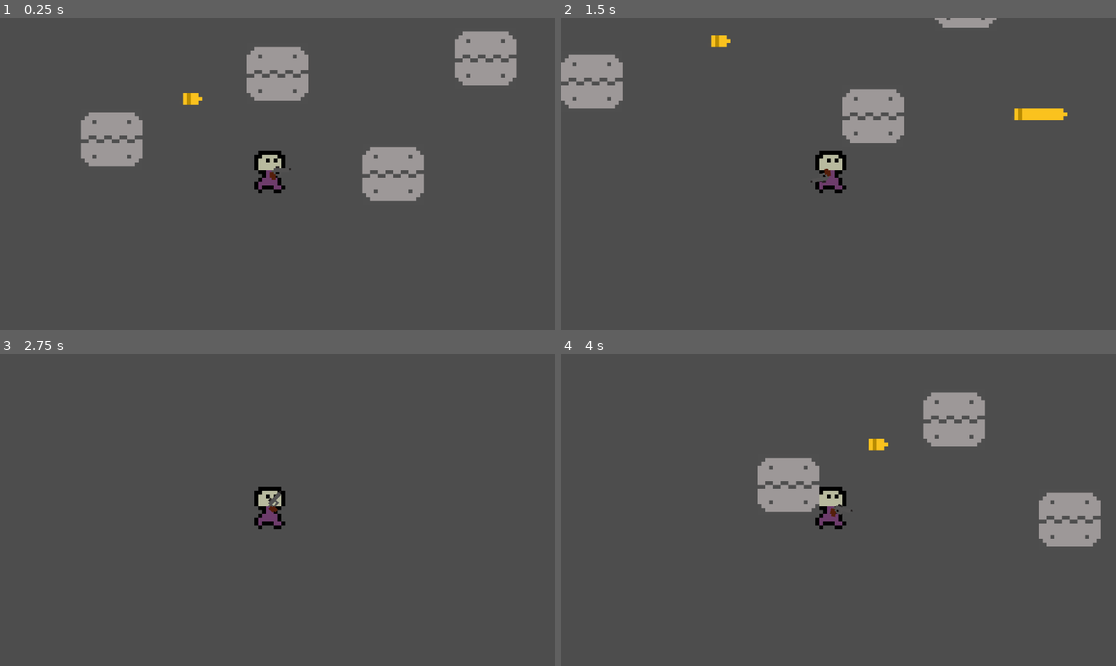
Above: before the commit, frames 1-4 (two rows, left to right).
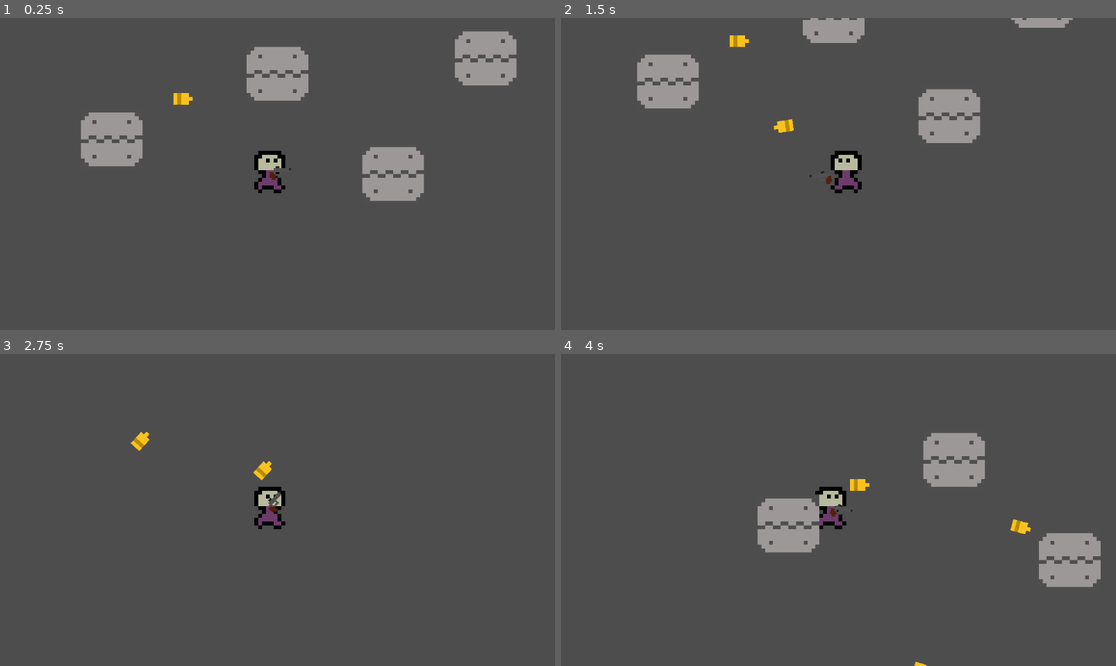
Above: after the commit, the same moments.

Repository: SandstoneHobo/GodotTutorial
Game: Godot game, scene res://scenes/game.tscn
Same seed, same stepped clock (60 frames per second), same inputs: the game is played once before the commit and once after it.
Inputs (mouse positions are in pixels of both pictures, inside the frame that each line leads up to):
- Up to frame 1 (0.25 s): no input
- Up to frame 2 (1.5 s): move the mouse to (960, 158) at 0.52 s; press the mouse at (960, 158) at 0.53 s; hold D (move_right) 0.53-1.28 s; move the mouse to (727, 189) at 1.27 s; release the mouse at (727, 189) at 1.28 s; hold S (move_down) from 1.28 s (still down); click (727, 189) at 1.35 s
- Up to frame 3 (2.75 s): move the mouse to (333, 441) at 2.02 s; release S (move_down) at 2.03 s; press the mouse at (333, 441) at 2.03 s; hold D (move_right) from 2.03 s (still down)
- Up to frame 4 (4 s): move the mouse to (810, 572) at 2.77 s; release D (move_right) at 2.78 s; release the mouse at (810, 572) at 2.78 s; hold W (move_up) 2.78-3.53 s; click (810, 572) at 2.85 s; move the mouse to (1005, 556) at 3.52 s; press the mouse at (1005, 556) at 3.53 s; hold A (move_left) from 3.53 s (still down)

The runs differ from the first frame. In frame 1, 0.2% of the frame differs, in the area x 31-37%, y 24-28%; in frame 2, 9.6%, in the area x 0-93%, y 0-57%; in frame 3, 0.2%; in frame 4, 8.3%.

Commit message:
changed so bullets fire towards cursor

Diff:
--- a/secondtutorial/scenes/player.tscn
+++ b/secondtutorial/scenes/player.tscn
@@ -27,3 +27,8 @@
 texture = ExtResource("3_qhqgy")
 centered = false
 offset = Vector2(-2, -9)
+
+[node name="Timer" type="Timer" parent="."]
+wait_time = 0.5
+
+[connection signal="timeout" from="Timer" to="." method="_on_timer_timeout"]
--- a/secondtutorial/scripts/bullet.gd
+++ b/secondtutorial/scripts/bullet.gd
@@ -1,6 +1,8 @@
 extends Node2D
 
-var SPEED = 10
+var SPEED = 20
+var x_direction = 0
+var y_direction = 0
 
 # Called when the node enters the scene tree for the first time.
 func _ready() -> void:
@@ -9,5 +11,5 @@
 
 # Called every frame. 'delta' is the elapsed time since the previous frame.
 func _process(delta: float) -> void:
-	var direction = 1
-	position.x += SPEED * direction * delta
+	position.x += SPEED * x_direction * delta
+	position.y += SPEED * y_direction * delta
--- a/secondtutorial/scripts/player.gd
+++ b/secondtutorial/scripts/player.gd
@@ -2,42 +2,39 @@
 
 class_name Player
 
-@onready var ray_cast_2d: RayCast2D = $RayCast2D
+@onready var player_sprite: Sprite2D = $Sprite2D
 @onready var gun_sprite: Sprite2D = $RayCast2D/Sprite2D
 @onready var player_camera: Camera2D = %PlayerCamera
+@onready var timer: Timer = $Timer
 
 const SPEED = 75
+var shoot_on_cooldown = false
 
 func _process(delta: float) -> void:
 	var player_position = self.global_position
 	var mouse_position = get_global_mouse_position()
 
-	#var delta_x = abs(mouse_position.x - player_position.x)
-	#var delta_y = abs(mouse_position.y - player_position.y)
-	#var angle = abs(atan(delta_y/delta_x))
+	gun_sprite.look_at(mouse_position)
 
-	#var delta_position = mouse_position - player_position
-	#var angle = atan2(delta_position.y, delta_position.x)
-
-	#ray_cast_2d.rotation = angle
-	#gun_sprite.rotation = angle
-
-	#print(angle)
-
-	gun_sprite.look_at(mouse_position)
-	ray_cast_2d.look_at(mouse_position)
-
-	if gun_sprite.rotation_degrees > 90 and gun_sprite.rotation_degrees < 270:
+	#checks if the rotation is on the left side of the screen to flip the sprite
+	if gun_sprite.global_rotation > 1.5 or gun_sprite.global_rotation < -1.5:
 		gun_sprite.flip_v = true
+		player_sprite.flip_h = true
 	else:
 		gun_sprite.flip_v = false
+		player_sprite.flip_h = false
 
-	if Input.is_action_pressed("shoot"):
+	if Input.is_action_pressed("shoot") and not shoot_on_cooldown:
 		const BULLET = preload("res://scenes/bullet.tscn")
 		var bullet = BULLET.instantiate()
-		bullet.global_position.x += 62
+		bullet.x_direction = cos(gun_sprite.global_rotation)
+		bullet.y_direction = sin(gun_sprite.global_rotation)
+		bullet.global_rotation = gun_sprite.global_rotation
+		bullet.global_position.x = self.global_position.x + bullet.x_direction * 10
+		bullet.global_position.y = self.global_position.y + bullet.y_direction * 10
 		self.get_parent().add_child(bullet)
-
+		shoot_on_cooldown = true
+		timer.start()
 
 func _physics_process(delta: float) -> void:
 
@@ -55,3 +52,7 @@
 		velocity.y = move_toward(velocity.y, 0, SPEED)
 
 	move_and_slide()
+
+
+func _on_timer_timeout() -> void:
+	shoot_on_cooldown = false
